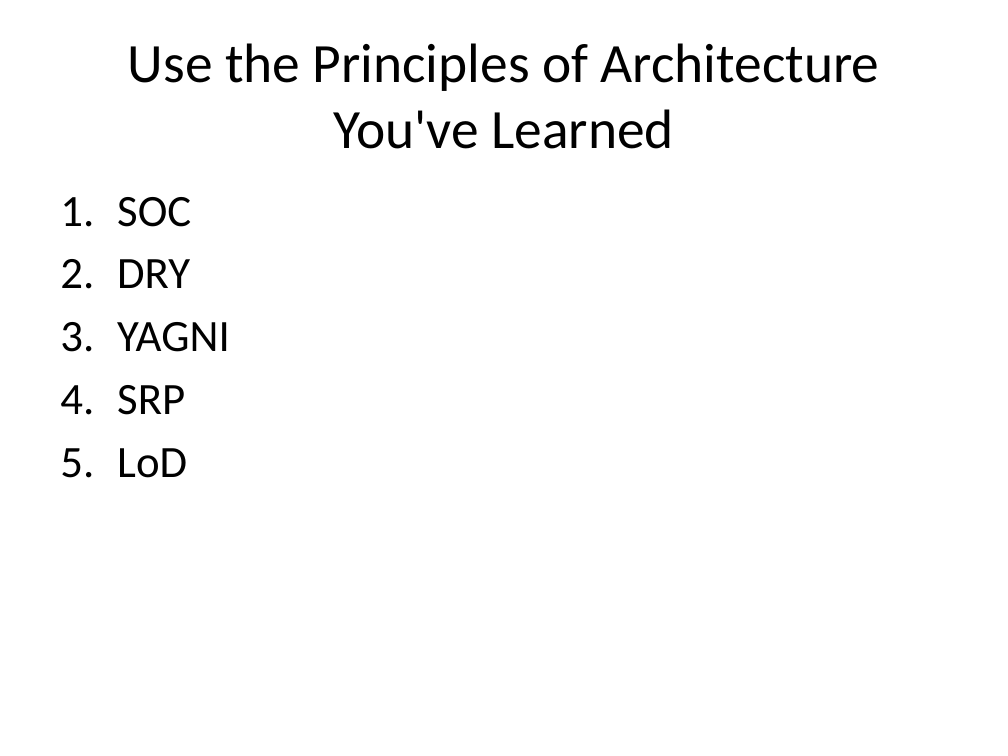
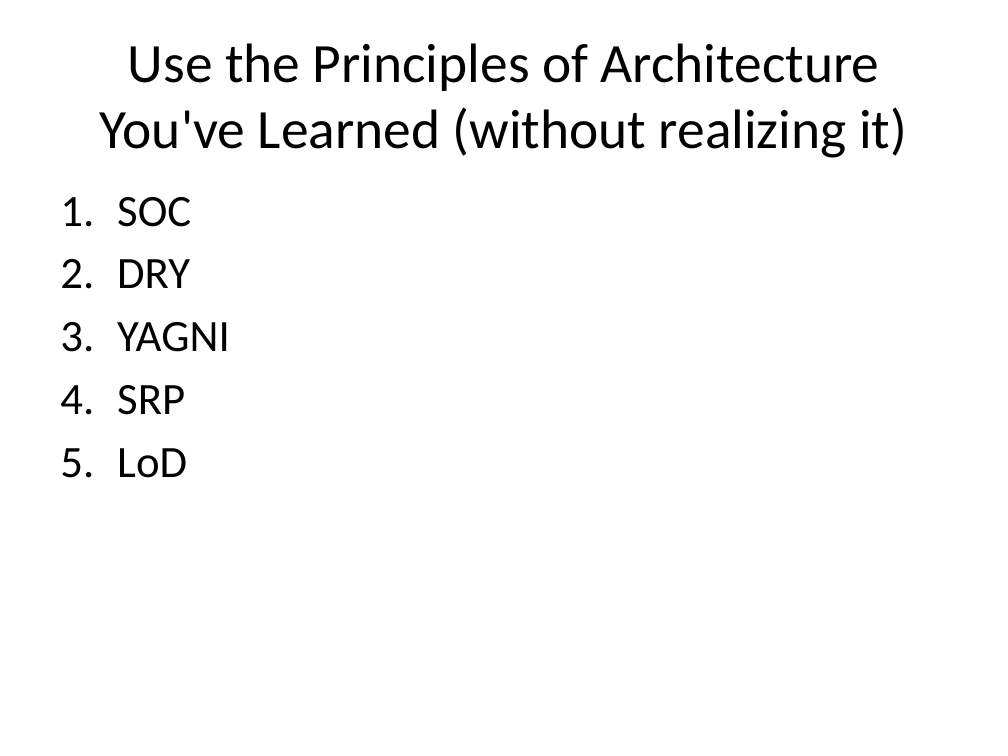
Before and after one commit to PHPEmbark/curriculum, a slide deck: slide 37 of course/4 - Organization and Projects/Organization and Projects.pptx (slide 30 before the commit). Drawn at 1008x756 pixels with LibreOffice and Linux fonts; fonts in the diff are those of the drawing. Boxes give left, top, right and bottom in pixels: in the first picture for what was removed or moved away, otherwise in the second. Text is boxed around its words. In the diff, an @@ line names an element or a change of style, - is before the commit and + after.

```diff
--- a/course/4 - Organization and Projects/Organization and Projects.pptx
+++ b/course/4 - Organization and Projects/Organization and Projects.pptx
@@ title at (100,43,907,158): text changed @@
-Use the Principles of Architecture
-You've Learned
+Use the Principles of Architecture
+You've Learned (without realizing it)
```
Also in this commit, not shown: 4 other slides changed, 8 slides added, 1 slide removed, 11 other files.
